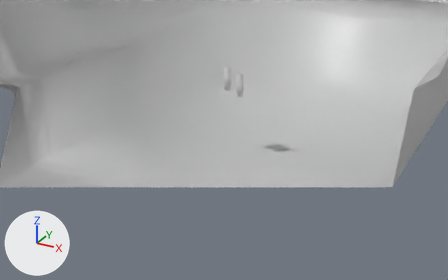
One commit to the FBX model EgoFractum/Assets/Models/generator_wip.fbx: the scene before it, then after it.
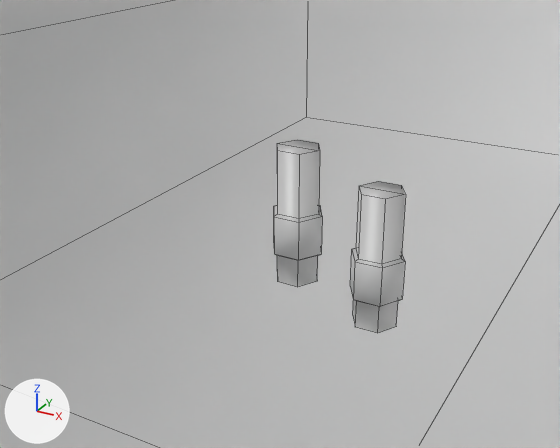
Each version appears first from a 50 mm camera at (0.84, -1.586, 0.844) aimed at (0.009, -0.076, 0.089), and next in a close-up from a 50 mm camera at (0.14, -0.308, 0.403) aimed at (-0.023, -0.011, 0.255). The axes (+X, +Y, +Z) are drawn at lower left. The lights are the same throughout. The older version's two pictures come first. The close-ups show mesh edges as thin lines. Everything nearer to the camera than a plane just in front of the edit is cut away. Where no turn or scale is listed for an object, it has been applied to the vertices.

Names of what the first close-up shows: 'Connectors', 'Generator'.
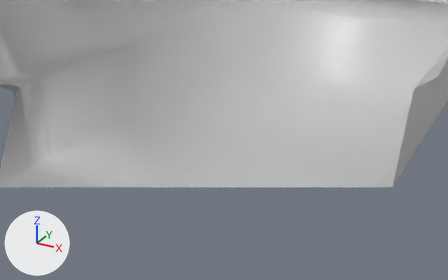
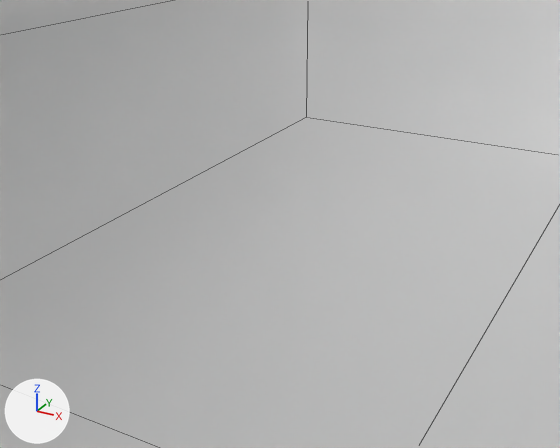
Location of each change, (x1, y1, x2, y2) in pixels of the close-ups (560 x 448 px):
'Connectors', deleted
    before: (274, 140, 406, 333)

What changed in the scene script:
```text
Remove ob_connectors:
    ob_connectors = bpy.data.objects.new('Connectors', me_cylinder_032)
    ob_connectors.location = (0.0, 0.0, 0.0116)
```
